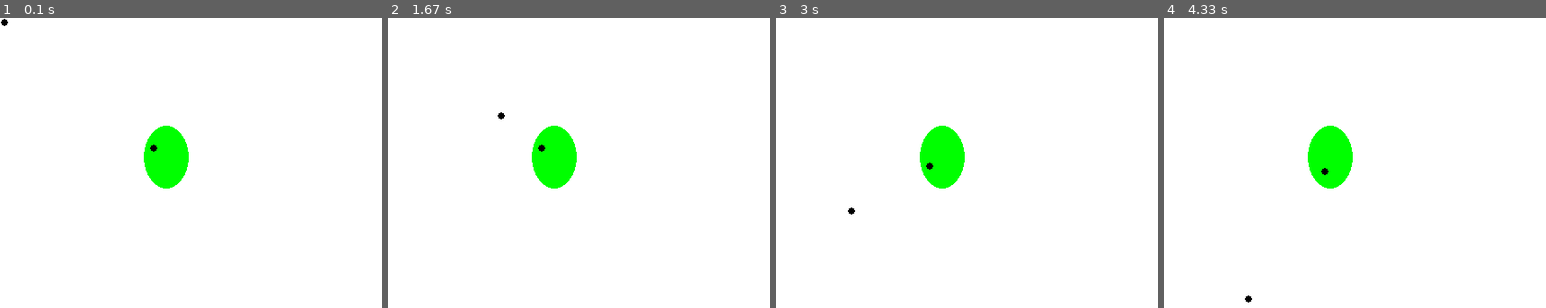
Above: before the commit, frames 1-4 (left to right).
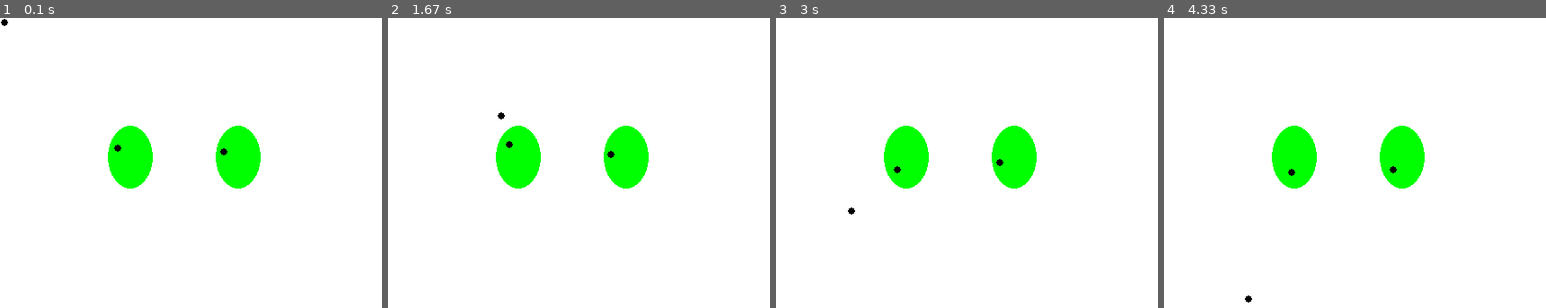
Above: after the commit, the same moments.

Repository: k-shar/draw_a_snake
Game: pygame game, started from frog/eyeball_follows_mouse.py
Two runs of this game, one before a commit and one after it. Both use one fixed random seed, a clock stepped at 60 frames per second and the inputs below.
Inputs (mouse positions are in pixels of both pictures, inside the frame that each line leads up to):
- Up to frame 1 (0.1 s): no input
- Up to frame 2 (1.67 s): click (601, 180) at 0.38 s; click (647, 250) at 0.72 s; click (762, 293) at 1.05 s; click (502, 116) at 1.38 s
- Up to frame 3 (3 s): click (989, 218) at 1.72 s; click (928, 113) at 2.05 s; click (1142, 264) at 2.38 s; click (852, 212) at 2.72 s
- Up to frame 4 (4.33 s): click (1255, 116) at 3.05 s; click (1278, 235) at 3.38 s; click (1534, 252) at 3.72 s; click (1248, 299) at 4.05 s

The runs differ from the first frame. In frame 1, 5.5% of the frame differs, in the area x 28-69%, y 37-59%; in frame 2, 5.5%; in frame 3, 5.5%; in frame 4, 5.5%.

Commit message:
made it "classy" ;0

Diff:
--- a/frog/eyeball_follows_mouse.py
+++ b/frog/eyeball_follows_mouse.py
@@ -21,6 +21,23 @@
 screen = pygame.display.set_mode((WIDTH, HEIGHT))
 pygame.display.set_caption("Epic Py Game")
 clock = pygame.time.Clock()
+
+
+class Eye:
+    eye_color = GREEN
+    def __init__(self, rect):
+        self.rect = rect
+        self.center = [int(self.rect[0]) + int(self.rect[2])//2,
+                       int(self.rect[1]) + int(self.rect[3])//2]
+
+    def drawEyeball(self):
+
+        # Draw Eyeball
+        pygame.draw.ellipse(screen, Eye.eye_color, self.rect)
+
+        # Draw pupil
+        pupil_x, pupil_y = pupil_point(self.center, fly_pos, self.rect, k_radius, scale)
+        pygame.draw.circle(screen, BLACK, (pupil_x, pupil_y), 4)
 
 
 def line(point_1, point_2):
@@ -54,7 +71,6 @@
         - lies on the line between center_point and point_2
         - lies in the rect "boudning_rect"
         - lies within an error margin of scale
-
     '''
     m, c = line((center_point[0], center_point[1]), point_2)
 
@@ -100,18 +116,9 @@
     fly_pos = loc
     pygame.draw.circle(screen, BLACK, fly_pos, 4)
 
-    # Eyeball
-    eye_rect = [WIDTH//3, HEIGHT//3, 50, 70]
-    pygame.draw.ellipse(screen, GREEN, eye_rect)
-
-    # Eye Center
-    eye_center = [int(eye_rect[0]) + int(eye_rect[2])//2,
-                  int(eye_rect[1]) + int(eye_rect[3])//2]
-
-    # Draw pupil
-    pupil_x, pupil_y = pupil_point(
-        eye_center, fly_pos, eye_rect, k_radius, scale)
-    pygame.draw.circle(screen, BLACK, (pupil_x, pupil_y), 4)
+    # Eyeballs
+    left_eye = Eye([WIDTH//4, HEIGHT//3, 50, 70]).drawEyeball()
+    right_eye = Eye([WIDTH//2, HEIGHT//3, 50, 70]).drawEyeball()
 
     pygame.display.update()
 pygame.quit()
